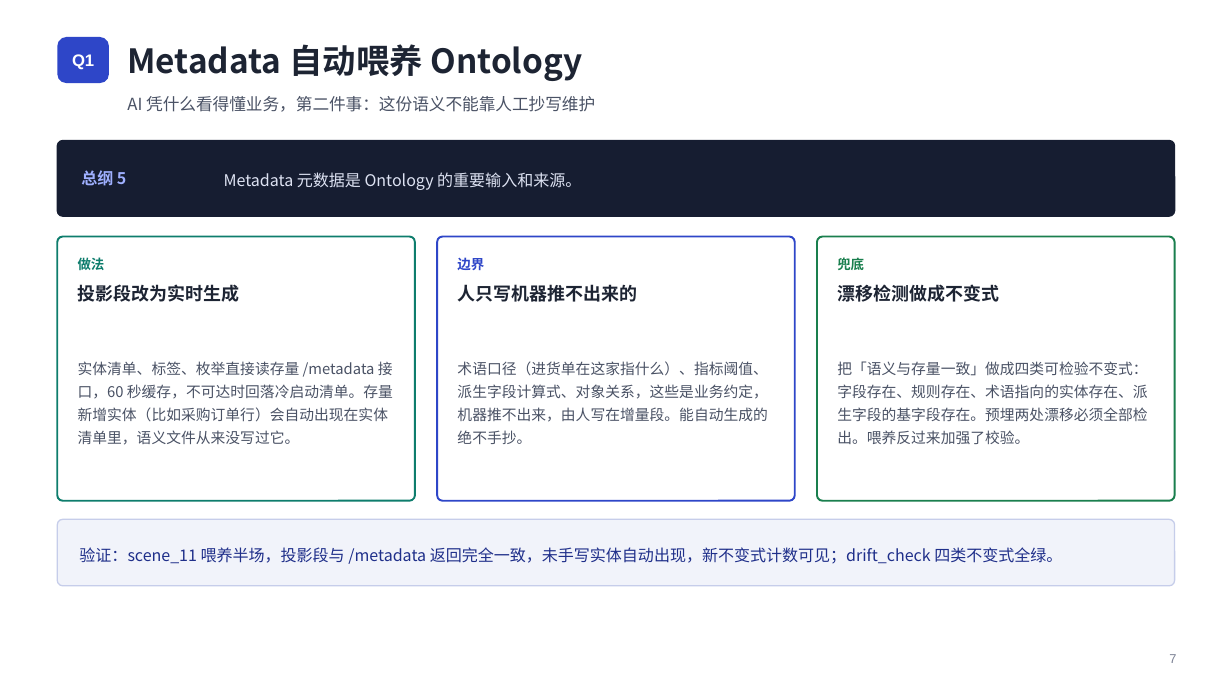
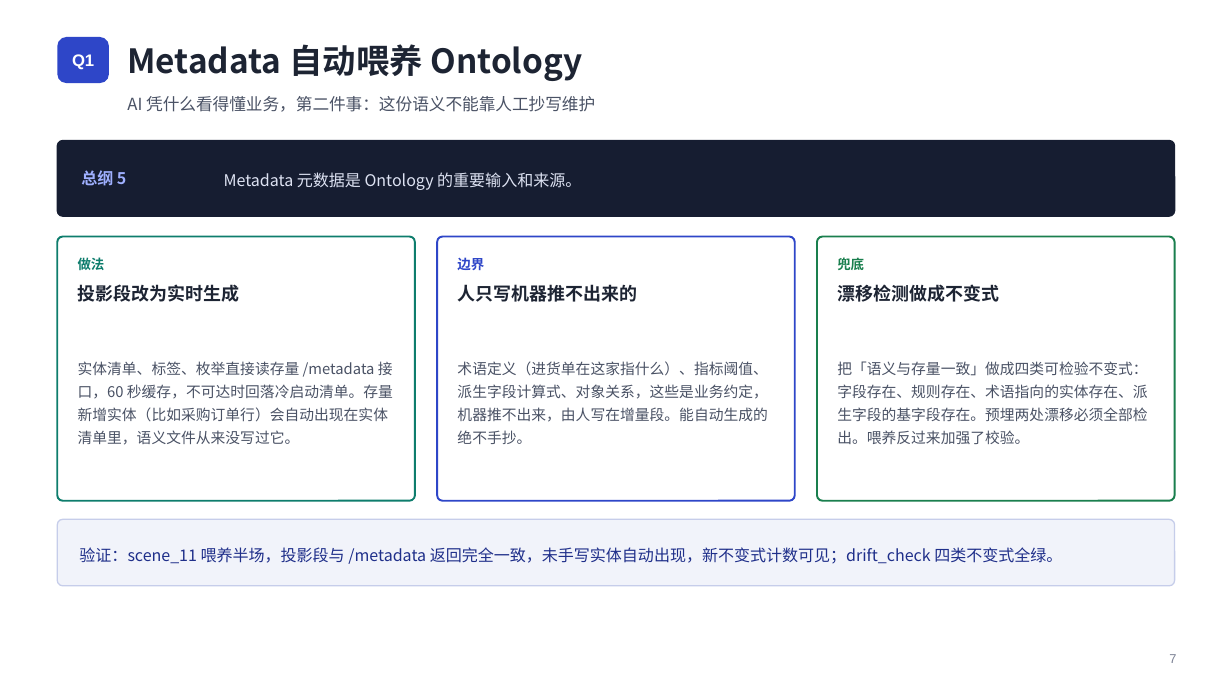
Before and after one commit to xiaohanarch/ERP-AI, a slide deck: slide 8 of docs/ERP-AI-L1参考架构-汇报版.pptx. Drawn at 1232x693 pixels with LibreOffice and Linux fonts; fonts in the diff are those of the drawing. Boxes give left, top, right and bottom in pixels: in the first picture for what was removed or moved away, otherwise in the second. Text is boxed around its words. In the diff, an @@ line names an element or a change of style, - is before the commit and + after.

Commit message:
docs: intro_v2 与汇报 PPT 黑话清理 —— 张力/口径/平价/对冲等 10 类术语换大白话
读者反馈「张力、口径这类词看不懂」，全文（HTML + PPT 31 页 + 两处源码注释
引用）统一替换为直白说法：

- 张力/张力点 → 冲突点（标题改「四个互相打架、需要表态的冲突点」）
- 口径 → 按语义拆分：权限标准 / 定义 / 定义层 / 与页面一致 /
  三个入口对照（三口径）/ 自动对账（口径互证）/ 含义（字段口径）等
- 平价 → 一致（权限平价测试 → 权限一致性测试；Java 注释同步改写）
- 对冲 → 保险（预埋对冲 → 预埋保险；替换的对冲 → 给终局替换留的保险）
- 锚点 → 基准（评测锚点 → 评测基准；版本锚点 → 版本标识；
  锚定 → 断言/锁定/引用 按语境）
- 收口 → 统一由网关接管；标的 → 示例；扇出 → 对外分发

统计：HTML 127 处（含跨标签隔断检查清零）、PPT 40 个文本 run
（XML 良构 + zip 完整性校验通过）；同步两处被文档引用的源码注释
（PermissionService.java 平价措辞、questions-capability.yaml 锚点用例）
保持文档引用与代码一致（均为注释行，无行为变更）

```diff
--- a/docs/ERP-AI-L1参考架构-汇报版.pptx
+++ b/docs/ERP-AI-L1参考架构-汇报版.pptx
@@ text at (457, 361, 767, 444): text changed @@
-术语口径（进货单在这家指什么）、指标阈值、派生字段计算式、对象关系，这些是业务约定，机器推不出来，由人写在增量段。能自动生成的绝不手抄。
+术语定义（进货单在这家指什么）、指标阈值、派生字段计算式、对象关系，这些是业务约定，机器推不出来，由人写在增量段。能自动生成的绝不手抄。
```
Also in this commit, not shown: 21 other slides changed, 3 other files.
